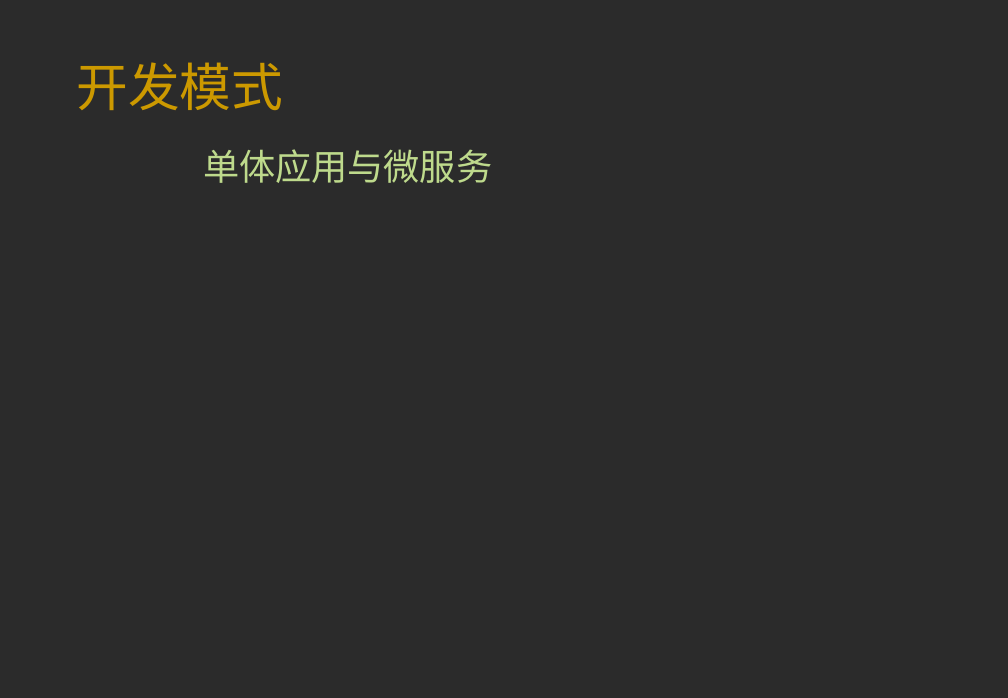
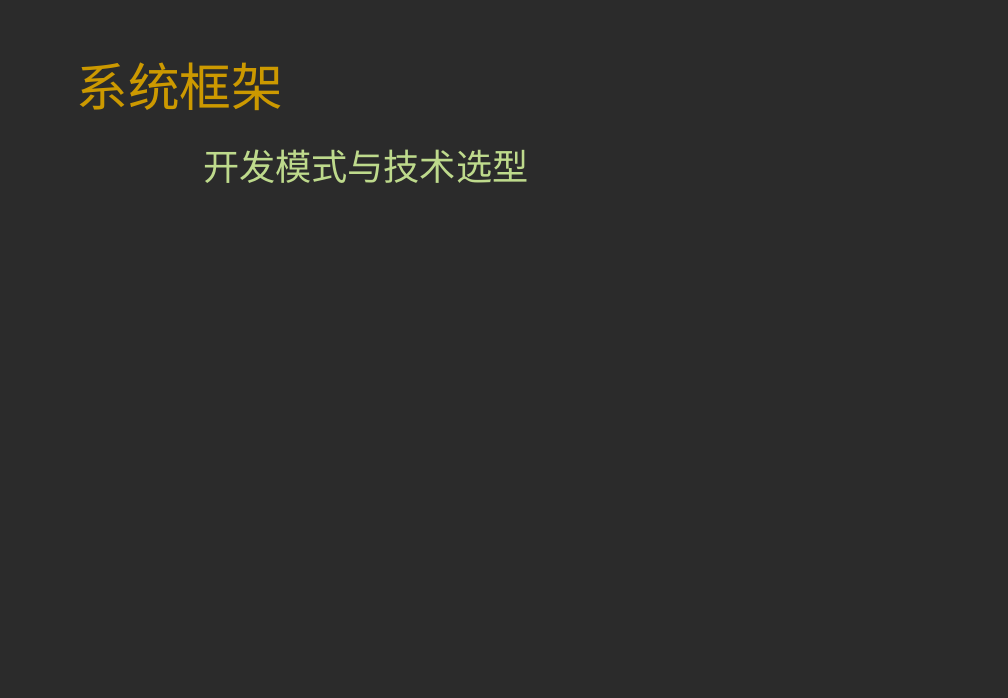
Before and after one commit to gon-superman/application, a slide deck: slide 1 of 系统框架.pptx. Drawn at 1008x698 pixels with LibreOffice and Linux fonts; fonts in the diff are those of the drawing; background and template pictures are left out; a plain dark background stands for a picture behind light text. Boxes give left, top, right and bottom in pixels: in the first picture for what was removed or moved away, otherwise in the second. Text is boxed around its words. In the diff, an @@ line names an element or a change of style, - is before the commit and + after.

```diff
--- a/系统框架.pptx
+++ b/系统框架.pptx
@@ title at (x1=76, y1=62, x2=283, y2=110): text changed @@
-开发模式
+系统框架
@@ subtitle at (x1=203, y1=149, x2=528, y2=183): text changed @@
-单体应用与微服务
+开发模式与技术选型
```
Also in this commit, not shown: 5 other slides changed, 1 slide added, 1 other file.
